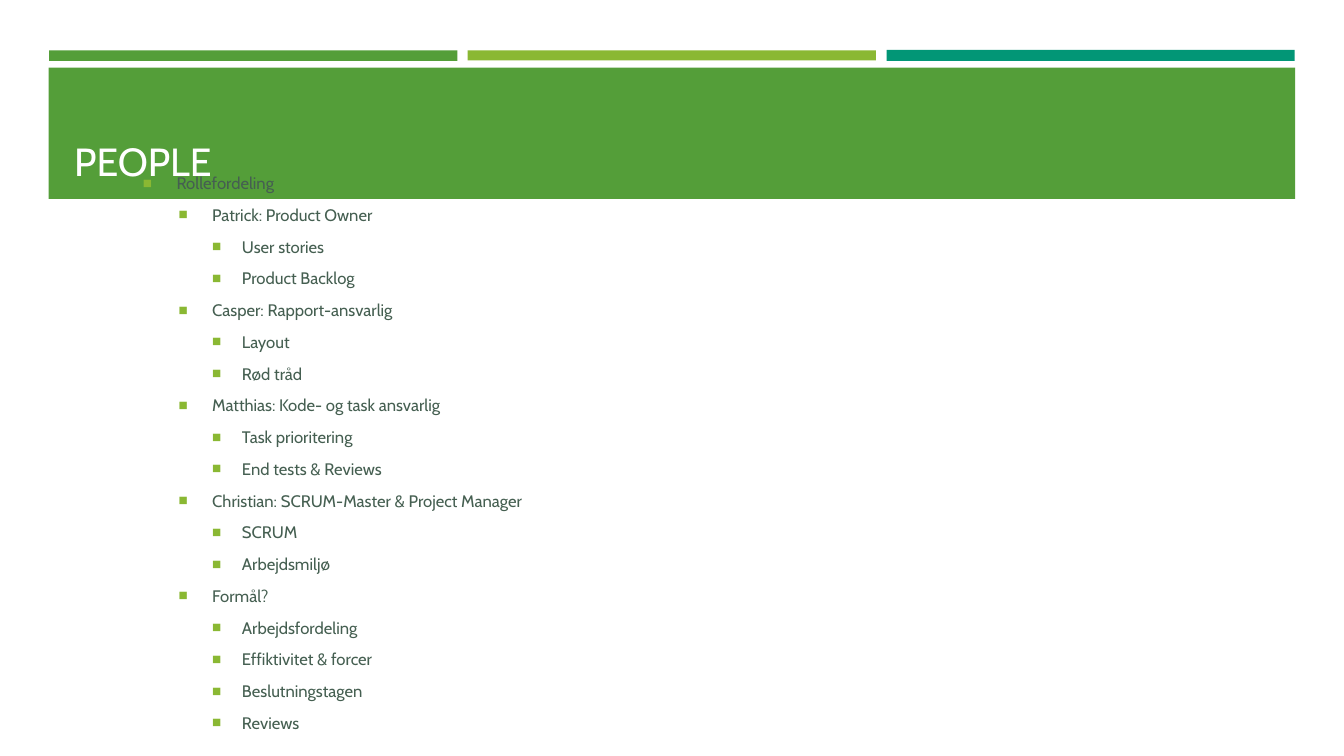
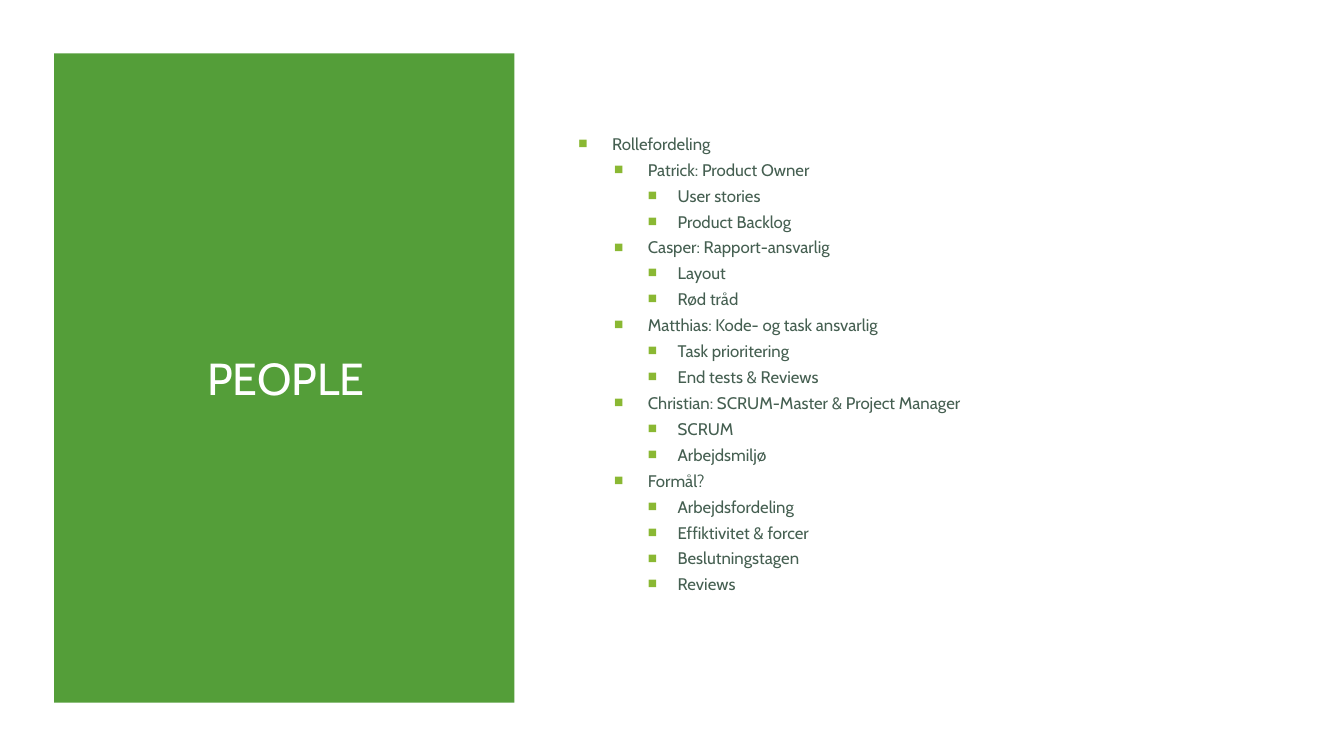
Before and after one commit to C-Strunge/3.SemesterSWD-Eksamen.Final, a slide deck: slide 3 of The Next præsentation.pptx. Drawn at 1344x756 pixels with LibreOffice and Linux fonts; fonts in the diff are those of the drawing. Boxes give left, top, right and bottom in pixels: in the first picture for what was removed or moved away, otherwise in the second. Text is boxed around its words. In the diff, an @@ line names an element or a change of style, - is before the commit and + after.

```diff
--- a/The Next præsentation.pptx
+++ b/The Next præsentation.pptx
@@ rectangle added at (0,0,1344,756), fill #FFFFFF @@
@@ rectangle removed at (49,50,458,60) @@
@@ rectangle added at (54,53,515,703), fill #549E39 @@
@@ rectangle removed at (468,50,876,60) @@
@@ rectangle removed at (886,50,1295,62) @@
@@ rectangle removed at (48,68,1296,199) @@
@@ title "PEOPLE": place and size @@
-title "PEOPLE" at (74,148,211,185)
+title "PEOPLE" at (207,363,364,396)
@@ title "PEOPLE" at (207,363,364,396): size 28 to 32 pt; alignment left to centre; vertical alignment bottom to middle @@
@@ text "Rollefordeling": place and size @@
-text "Rollefordeling" at (212,208,522,729)
+text "Rollefordeling" at (612,137,960,590)
@@ text "Rollefordeling" at (612,137,960,590): size 11.9 to 12 pt; line spacing 1 to 0.7 @@
```
Also in this commit, not shown: 5 other slides changed.
